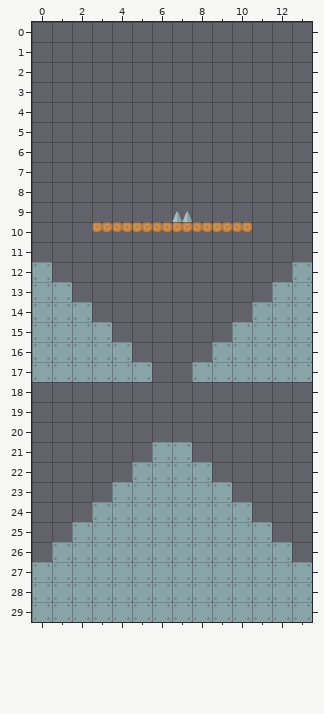
An edit to a level. Tiled map (JSON), assets/tilemaps/level4.json. Above: the version before the commit.
Cells are 64x64 px. Shown: x 0..13, y 0..29.
Now the later version:
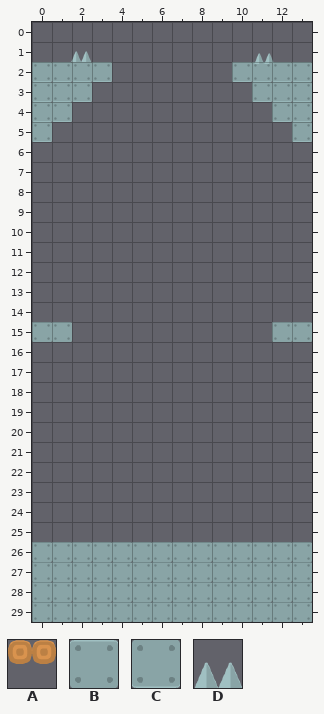
Key: from "platformPack_tilesheet": A 58, B 60, C 60 turned 180, D 70.
_ is an empty cell.
Objects are placed by their top-left corner, in cells (3,4 is the top-left corner of cell 3,4); size is 1x1 cell unless given.
What changed:
Layer "Platforms":
y 2: x 0..3 ____ -> CCCC; x 10..13 ____ -> CCCC
y 3: x 0..2 ___ -> CCC; x 11..13 ___ -> CCC
y 4: x 0..1 __ -> CC; x 12..13 __ -> CC
y 5: x 0 _ -> C; x 13 _ -> C
y 10: x 3..10 AAAAAAAA -> ________
y 12: x 0 B -> _; x 13 B -> _
y 13: x 0..1 BB -> __; x 12..13 BB -> __
y 14: x 0..2 BBB -> ___; x 11..13 BBB -> ___
y 15: x 2..3 BB -> __; x 10..11 BB -> __
y 16: x 0..4 BBBBB -> _____; x 9..13 BBBBB -> _____
y 17: x 0..5 BBBBBB -> ______; x 8..13 BBBBBB -> ______
y 21: x 6..7 BB -> __
y 22: x 5..8 BBBB -> ____
y 23: x 4..9 BBBBBB -> ______
y 24: x 3..10 BBBBBBBB -> ________
y 25: x 2..11 BBBBBBBBBB -> __________
y 26: x 0 _ -> B; x 13 _ -> B
Layer "Spikes":
changed: D at 7,9 -> D at 11.1,1.1
added: D at 1.9,1
Changed places in both pictures, as pixel boxes (x1, y1, x2, y2):
added: (32, 51, 112, 142)
changed: (232, 53, 312, 142)
changed: (92, 211, 252, 232)
removed: (32, 262, 152, 382)
removed: (192, 262, 312, 382)
removed: (72, 442, 272, 542)
added: (32, 542, 52, 562)
added: (292, 542, 312, 562)
